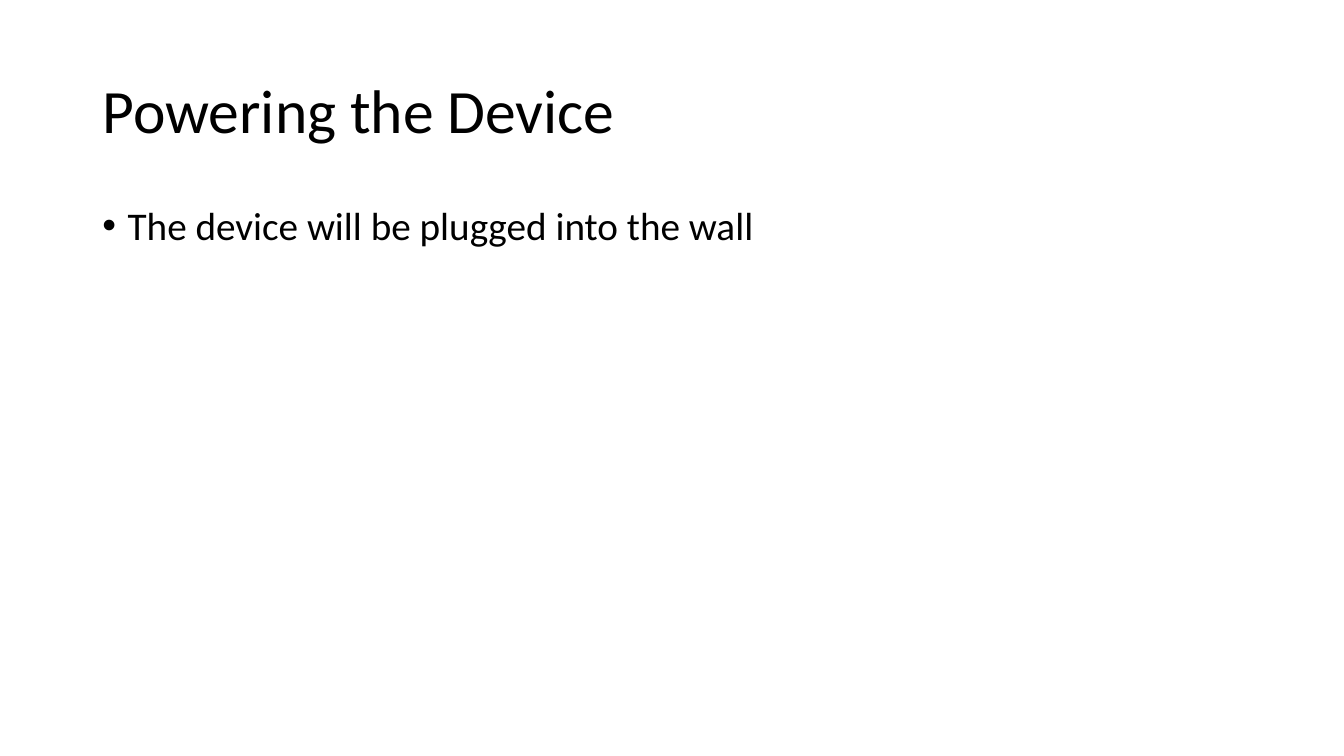
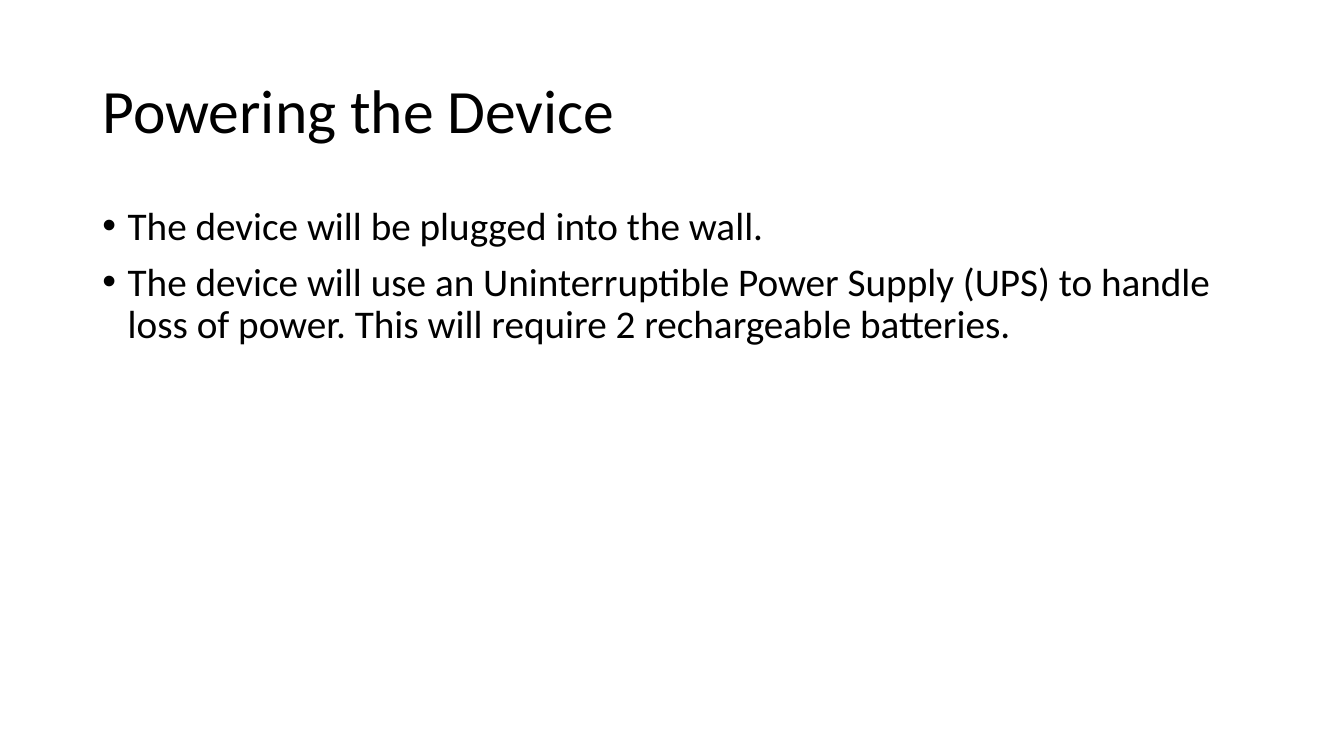
Before and after one commit to cianashby1337/IOT_CA1_Documentation, a slide deck: slide 2 of List of Hardware.pptx. Drawn at 1344x756 pixels with LibreOffice and Linux fonts; fonts in the diff are those of the drawing. Boxes give left, top, right and bottom in pixels: in the first picture for what was removed or moved away, otherwise in the second. Text is boxed around its words. In the diff, an @@ line names an element or a change of style, - is before the commit and + after.

Commit message:
Add UPS to power slide

```diff
--- a/List of Hardware.pptx
+++ b/List of Hardware.pptx
@@ text at <box>128,212,1210,345</box>: text changed @@
-• The device will be plugged into the wall
+• The device will be plugged into the wall.
+• The device will use an Uninterruptible Power Supply (UPS) to handle loss of power. This will require 2 rechargeable batteries.
```
